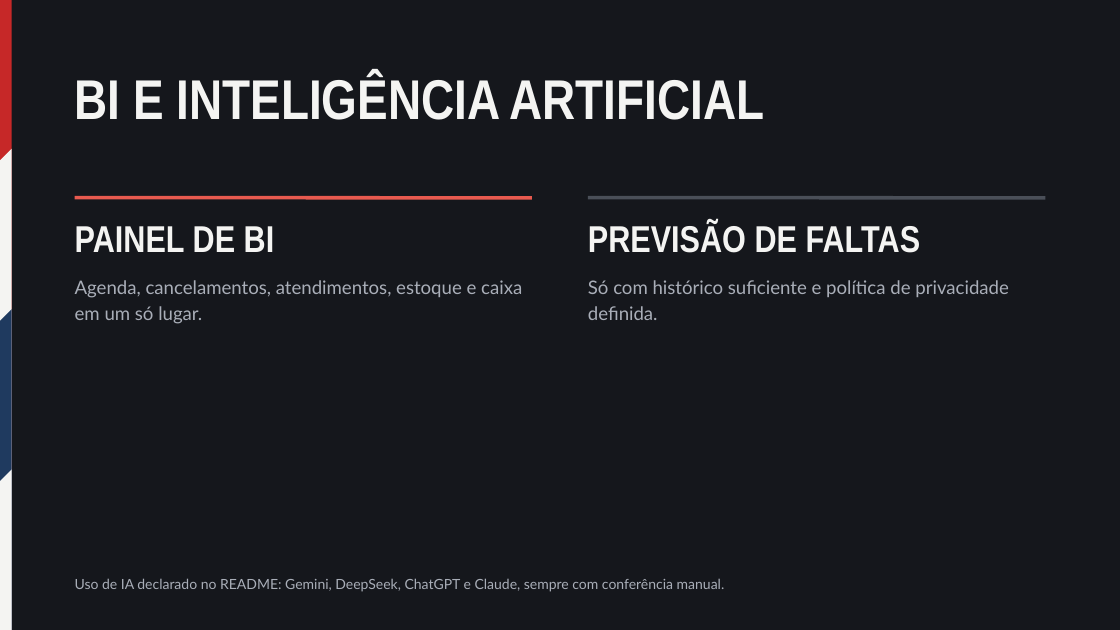
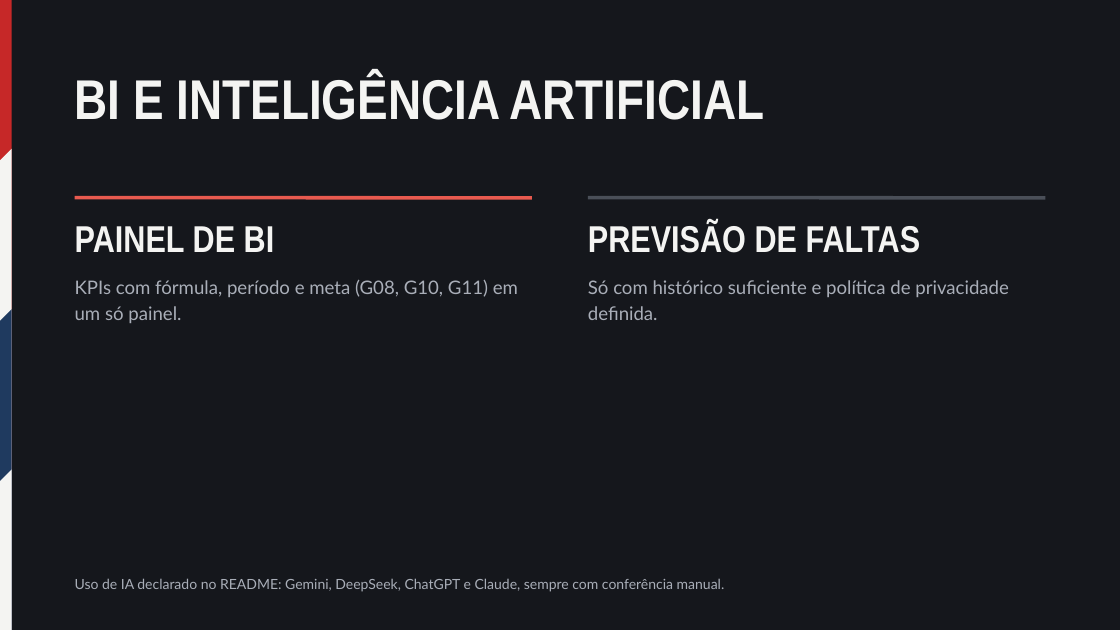
Before and after one commit to gustavofjose/BarbeariaTheFamily, a slide deck: slide 16 of docs/slides.pptx. Drawn at 1120x630 pixels with LibreOffice and Linux fonts; fonts in the diff are those of the drawing. Boxes give left, top, right and bottom in pixels: in the first picture for what was removed or moved away, otherwise in the second. Text is boxed around its words. In the diff, an @@ line names an element or a change of style, - is before the commit and + after.

Commit message:
fix: slides atualizados com PN, KPIs, resultados das consultas e decisões

```diff
--- a/docs/slides.pptx
+++ b/docs/slides.pptx
@@ text at <box>75,280,518,323</box>: text changed @@
-Agenda, cancelamentos, atendimentos, estoque e caixa em um só lugar.
+KPIs com fórmula, período e meta (G08, G10, G11) em um só painel.
```
Also in this commit, not shown: 5 other slides changed.
